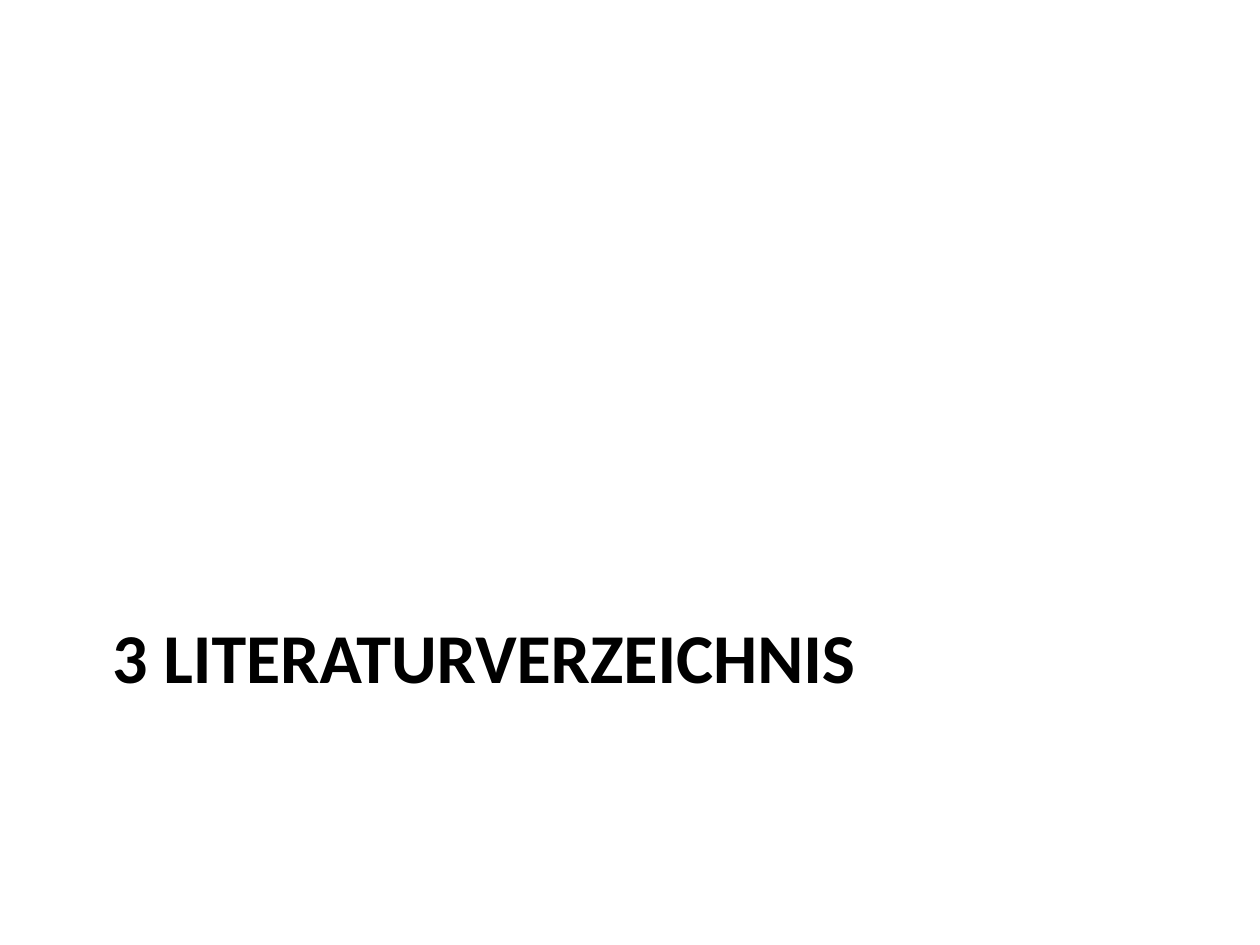
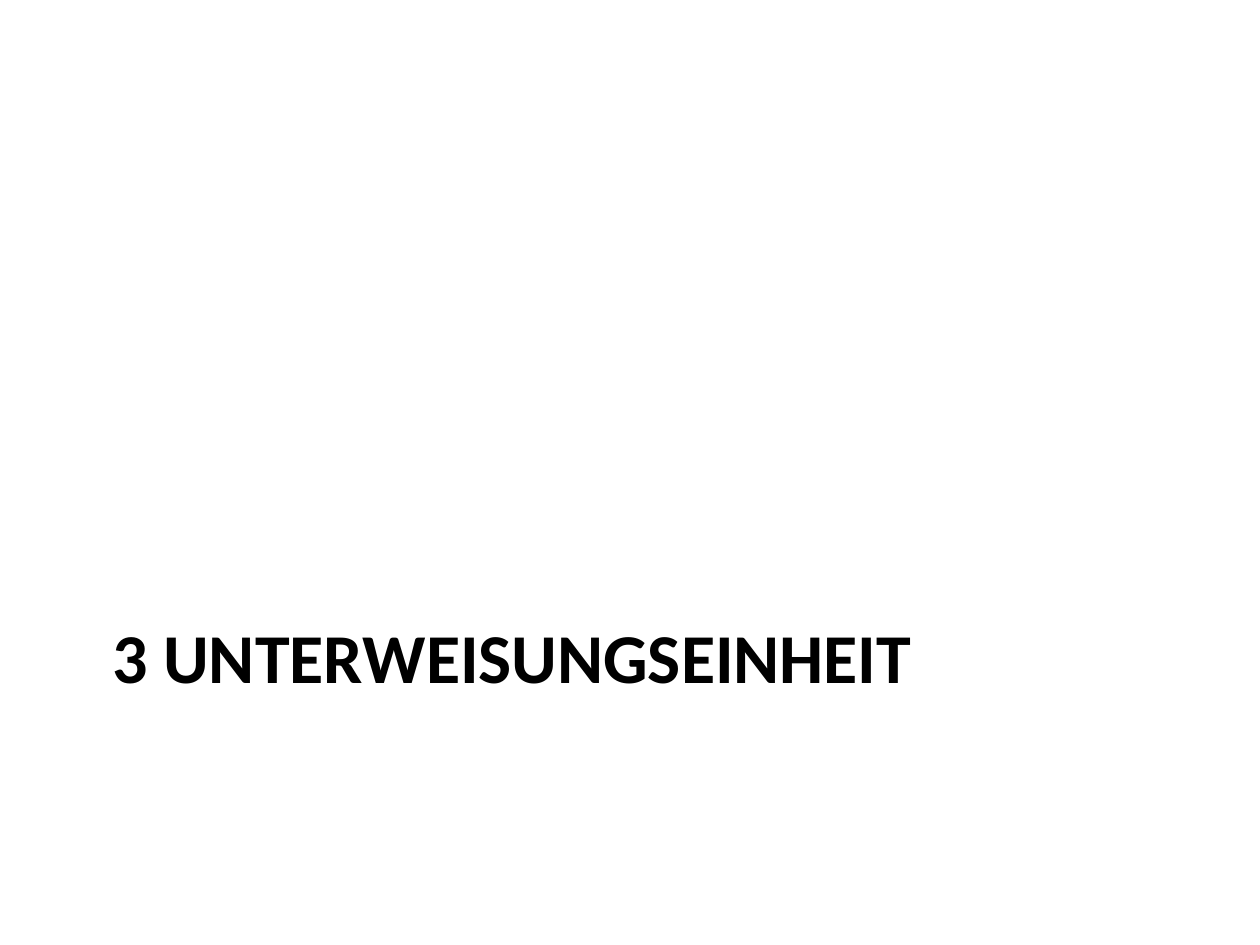
Before and after one commit to roman91DE/wipaed, a slide deck: slide 16 of praktikum/praesentation/praesentation.pptx (slide 10 before the commit). Drawn at 1260x945 pixels with LibreOffice and Linux fonts; fonts in the diff are those of the drawing. Boxes give left, top, right and bottom in pixels: in the first picture for what was removed or moved away, otherwise in the second. Text is boxed around its words. In the diff, an @@ line names an element or a change of style, - is before the commit and + after.

```diff
--- a/praktikum/praesentation/praesentation.pptx
+++ b/praktikum/praesentation/praesentation.pptx
@@ title at <box>112,637,911,684</box>: text changed @@
-3 LITERATURVERZEICHNIS
+3 UNTERWEISUNGSEINHEIT
```
Also in this commit, not shown: 2 other slides changed, 12 slides added, 3 slides removed, 4 other files.
